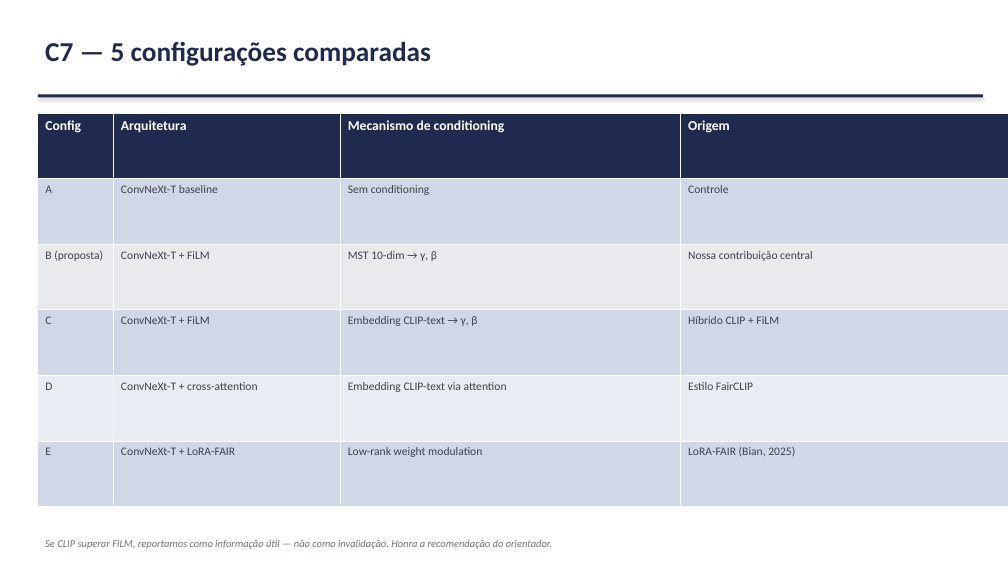
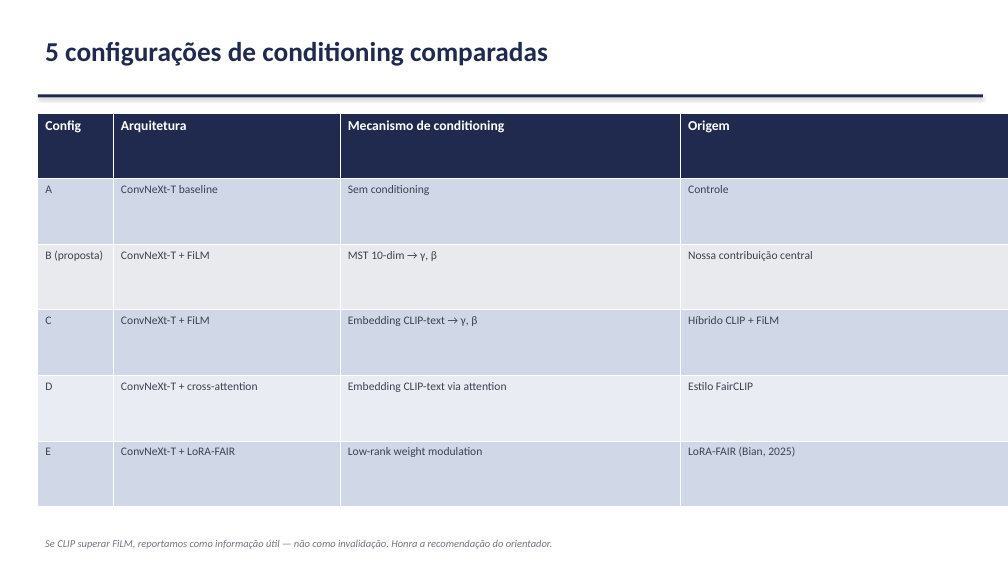
Before and after one commit to marcellozzetti/Facial-Recognition-Models-Mitigating-Bias, a slide deck: slide 18 of docs/ativo/material_reuniao_orientador_2026-06-15.pptx. Drawn at 1008x567 pixels with LibreOffice and Linux fonts; fonts in the diff are those of the drawing. Boxes give left, top, right and bottom in pixels: in the first picture for what was removed or moved away, otherwise in the second. Text is boxed around its words. In the diff, an @@ line names an element or a change of style, - is before the commit and + after.

```diff
--- a/docs/ativo/material_reuniao_orientador_2026-06-15.pptx
+++ b/docs/ativo/material_reuniao_orientador_2026-06-15.pptx
@@ text at (45, 42, 548, 66): text changed @@
-C7 — 5 configurações comparadas
+5 configurações de conditioning comparadas
```
Also in this commit, not shown: 6 other slides changed, 1 slide added, 1 slide removed, 1 other file.
